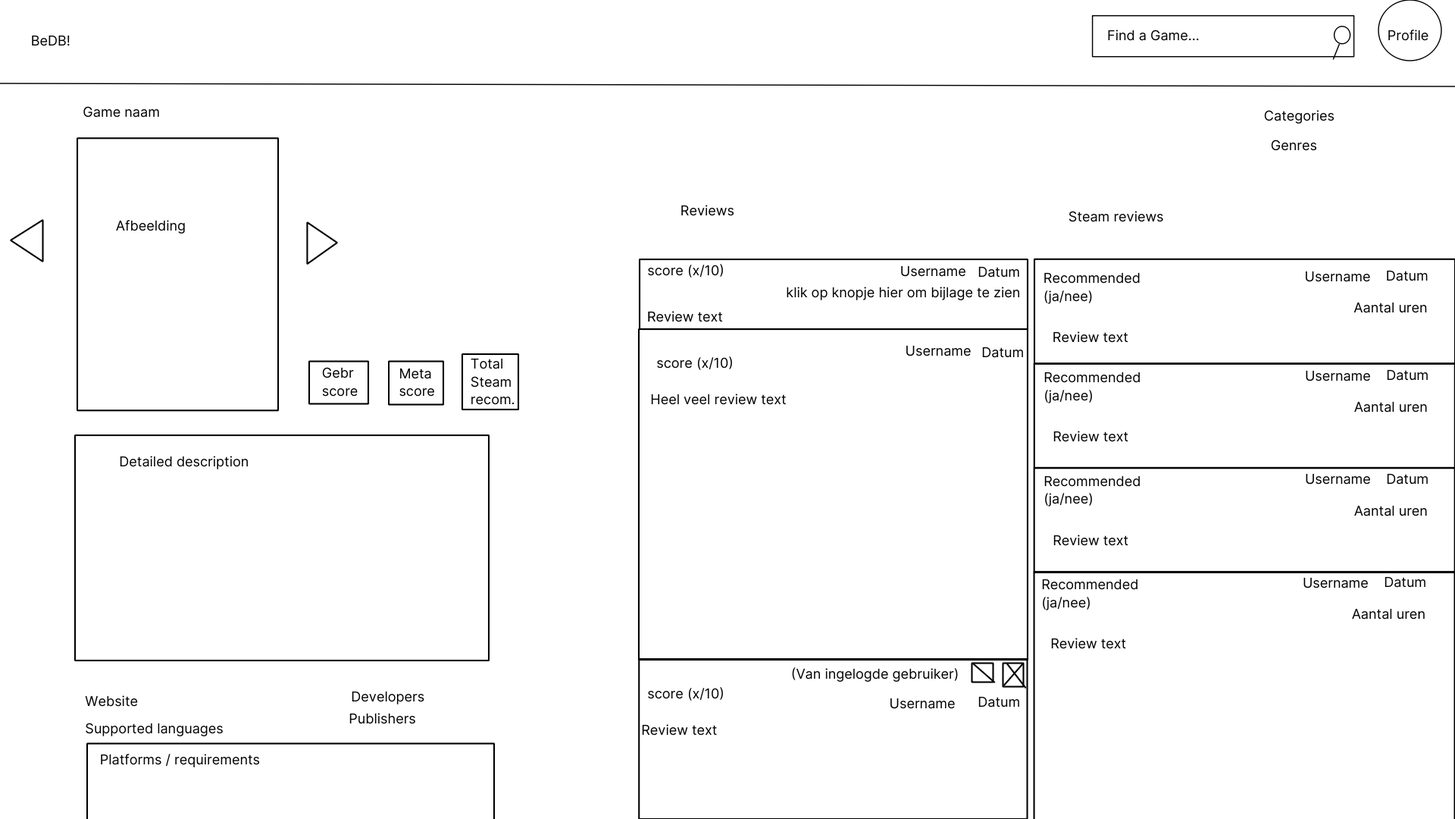
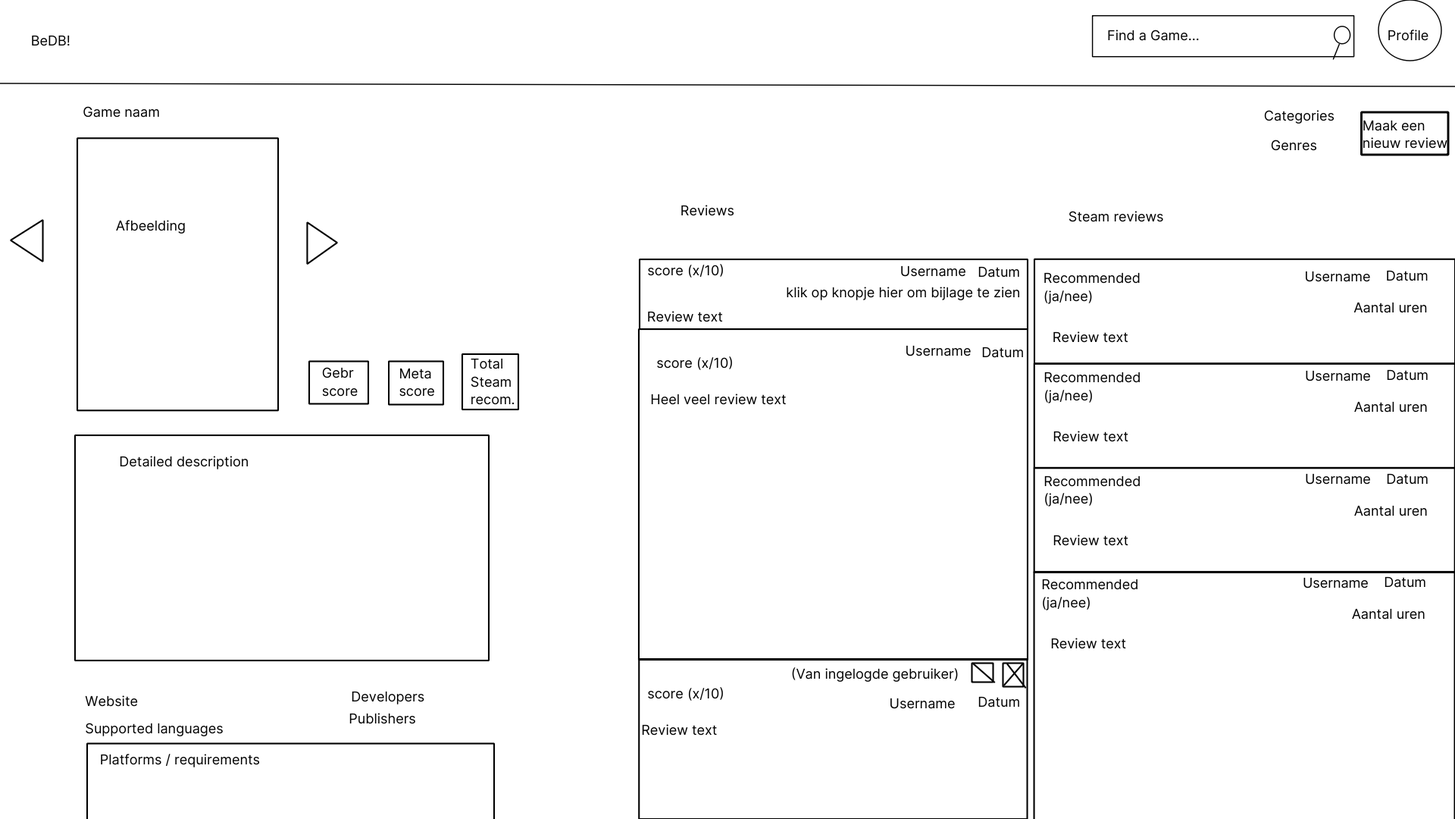
Revision of a layered 1455×819 image; what changed, layer by layer:
pixels changed over [194, 110, 1451, 619] (layer not identified)
